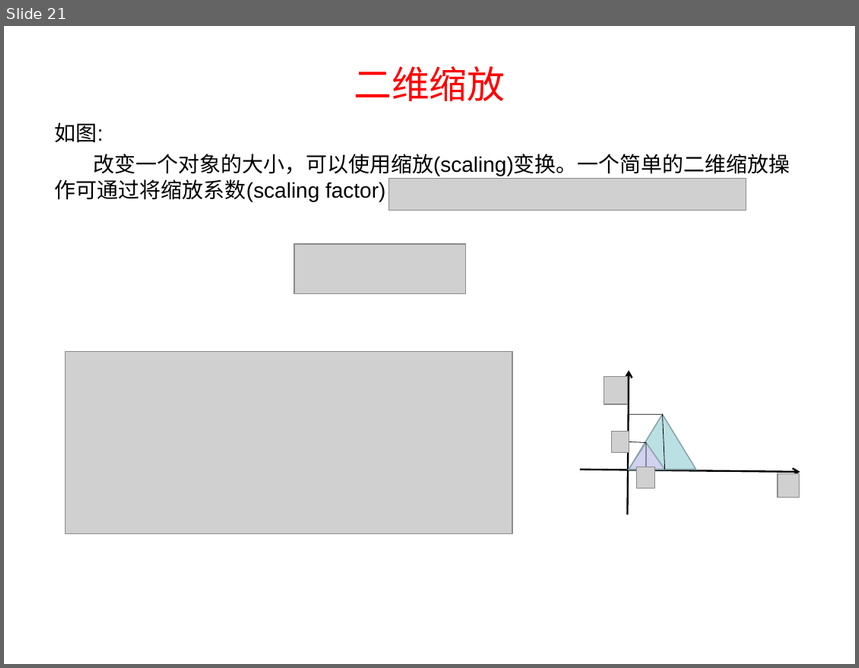
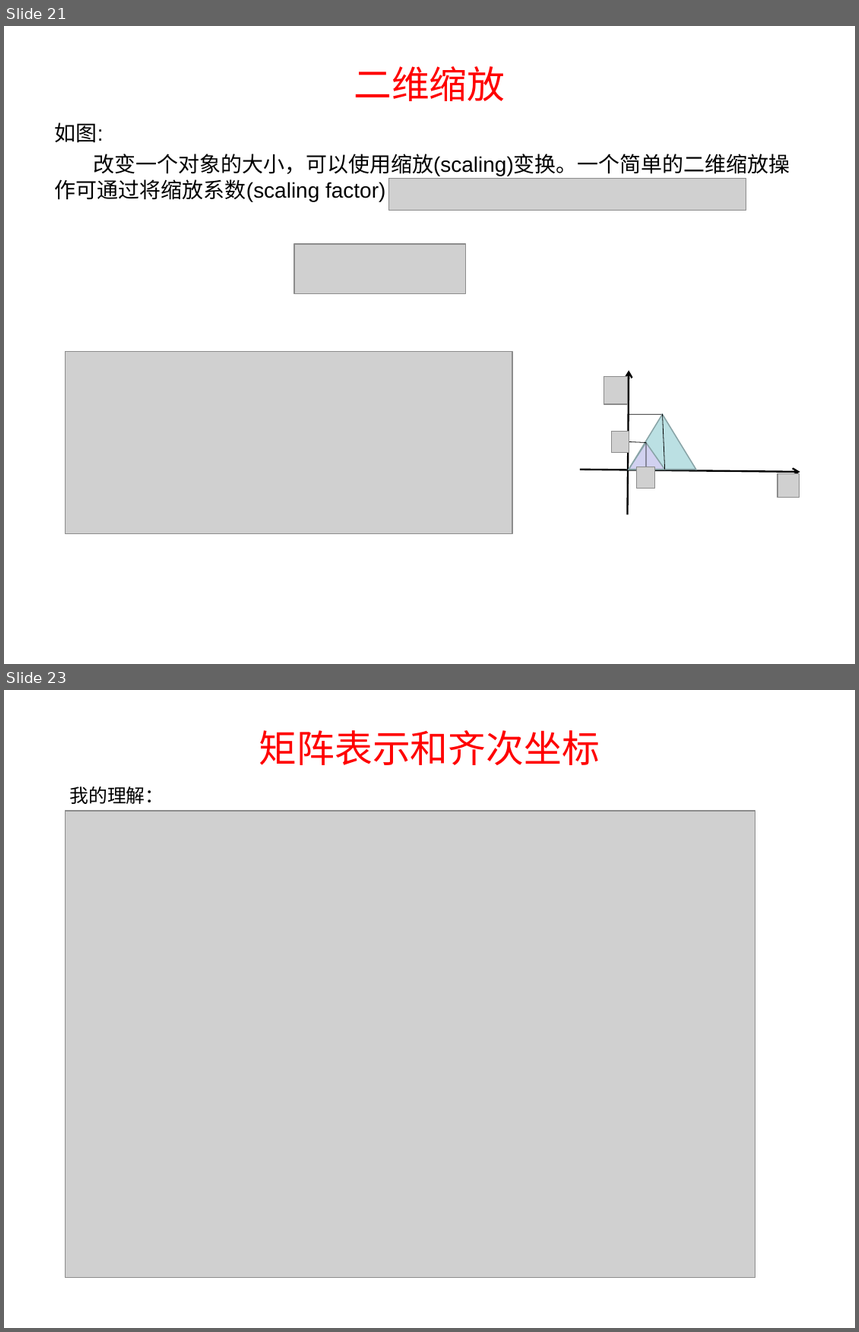
Before and after one commit to lhswei/3Dtransform, a slide deck: 3D数学基础transform.ppt. Shown one above the other, each under a label of ours: slide 21 before the commit, slides 21 and 23 after it; the slides between them are not shown. The pictures are 859x668 and 859x1332 pixels, drawn with LibreOffice and Linux fonts; fonts in the diff are those of the drawing; grey boxes stand for pictures; background and template pictures are left out. Boxes give left, top, right and bottom in pixels: in the first picture for what was removed or moved away, otherwise in the second. Text is boxed around its words. In the diff, an @@ line names an element or a change of style, - is before the commit and + after.

```diff
--- a/3D数学基础transform.ppt
+++ b/3D数学基础transform.ppt
@@ slide 23 added at (4, 690, 855, 1328), background #FFFFFF @@
@@ title added at (259, 730, 600, 765), 32 pt, text #FF0000 @@
+矩阵表示和齐次坐标
@@ text added at (70, 787, 164, 804), 16 pt, text #000000 @@
+我的理解：
@@ picture added at (66, 811, 755, 1278) @@
```
Also in this commit, not shown: 1 slide changed, 13 other slides added, 1 slide removed.
